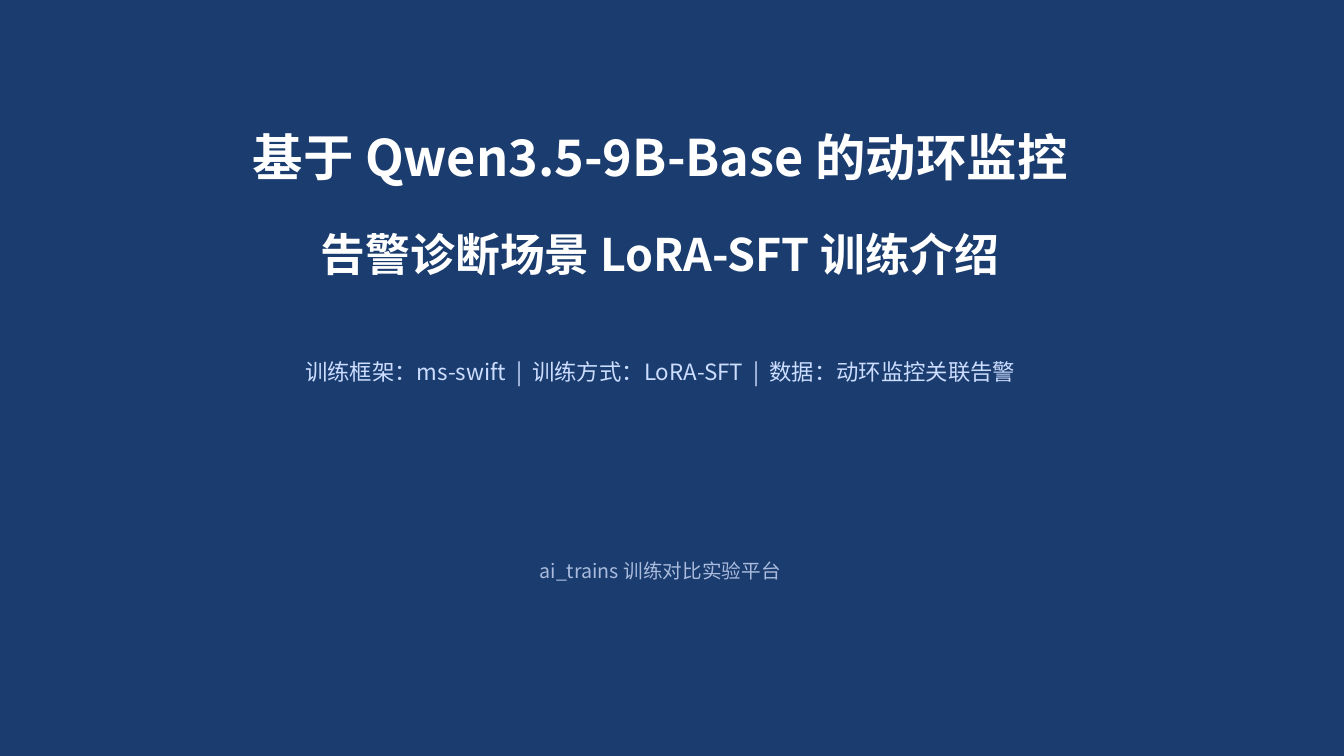
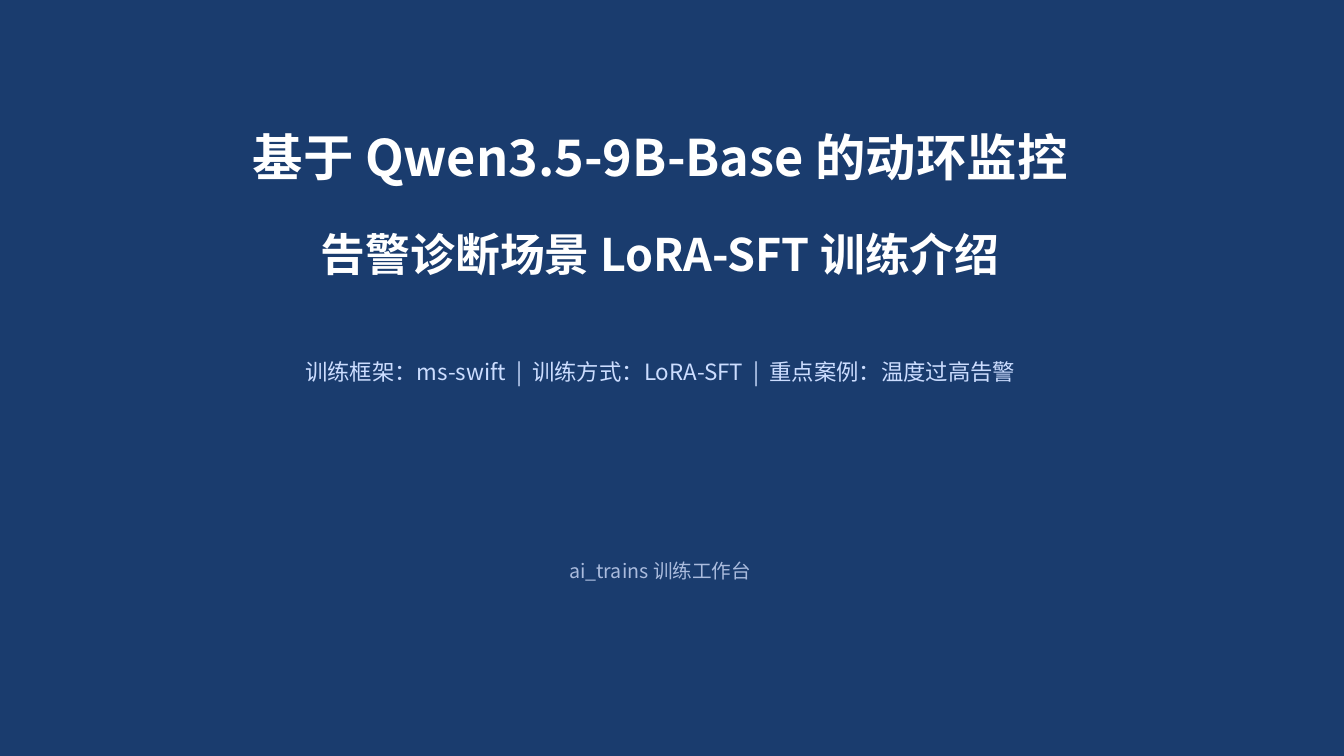
Before and after one commit to langdexuming/cccApp, a slide deck: slide 1 of resources/Qwen3.5-9B-Base动环告警诊断训练介绍.pptx. Drawn at 1344x756 pixels with LibreOffice and Linux fonts; fonts in the diff are those of the drawing. Boxes give left, top, right and bottom in pixels: in the first picture for what was removed or moved away, otherwise in the second. Text is boxed around its words. In the diff, an @@ line names an element or a change of style, - is before the commit and + after.

```diff
--- a/resources/Qwen3.5-9B-Base动环告警诊断训练介绍.pptx
+++ b/resources/Qwen3.5-9B-Base动环告警诊断训练介绍.pptx
@@ text at [305,361,1015,382]: text changed @@
-训练框架：ms-swift | 训练方式：LoRA-SFT | 数据：动环监控关联告警
+训练框架：ms-swift | 训练方式：LoRA-SFT | 重点案例：温度过高告警
@@ text at [569,561,751,581]: text changed @@
-ai_trains 训练对比实验平台
+ai_trains 训练工作台
```
Also in this commit, not shown: 11 other slides changed, 5 slides added, 5 slides removed, 19 other files.
